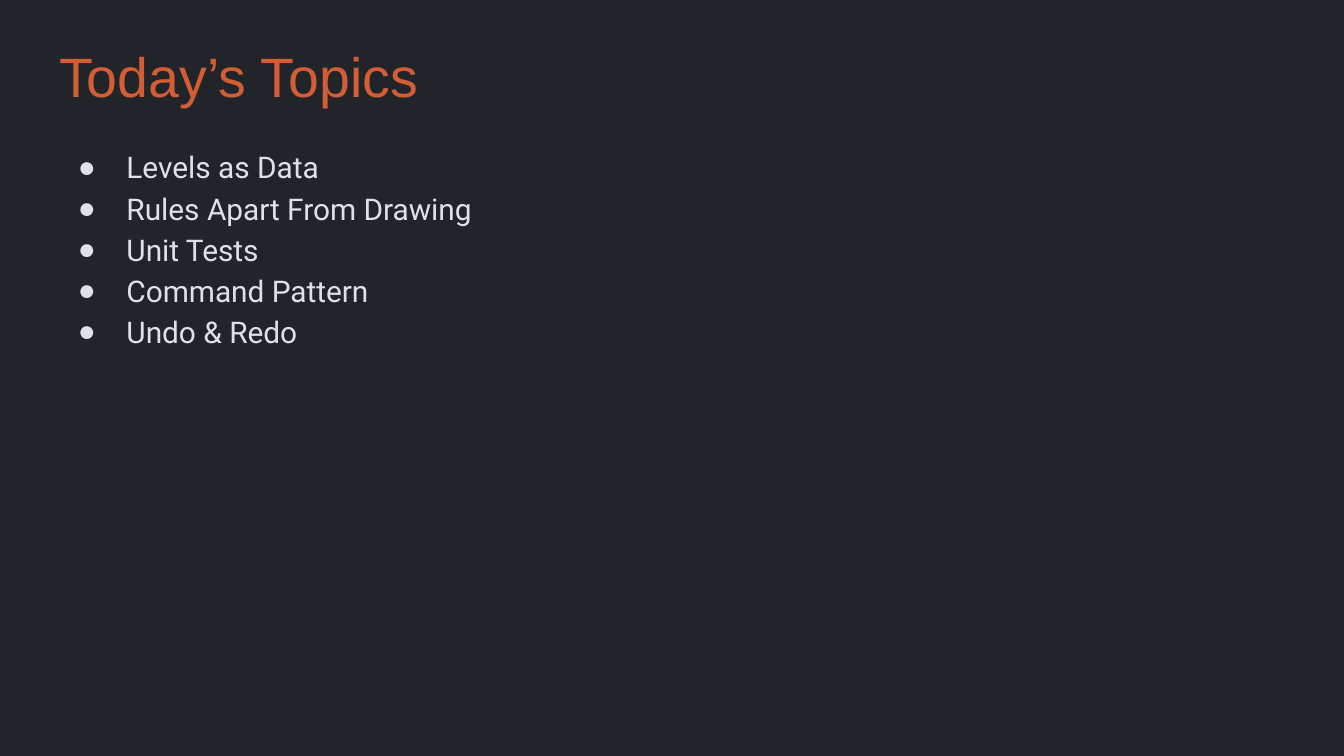
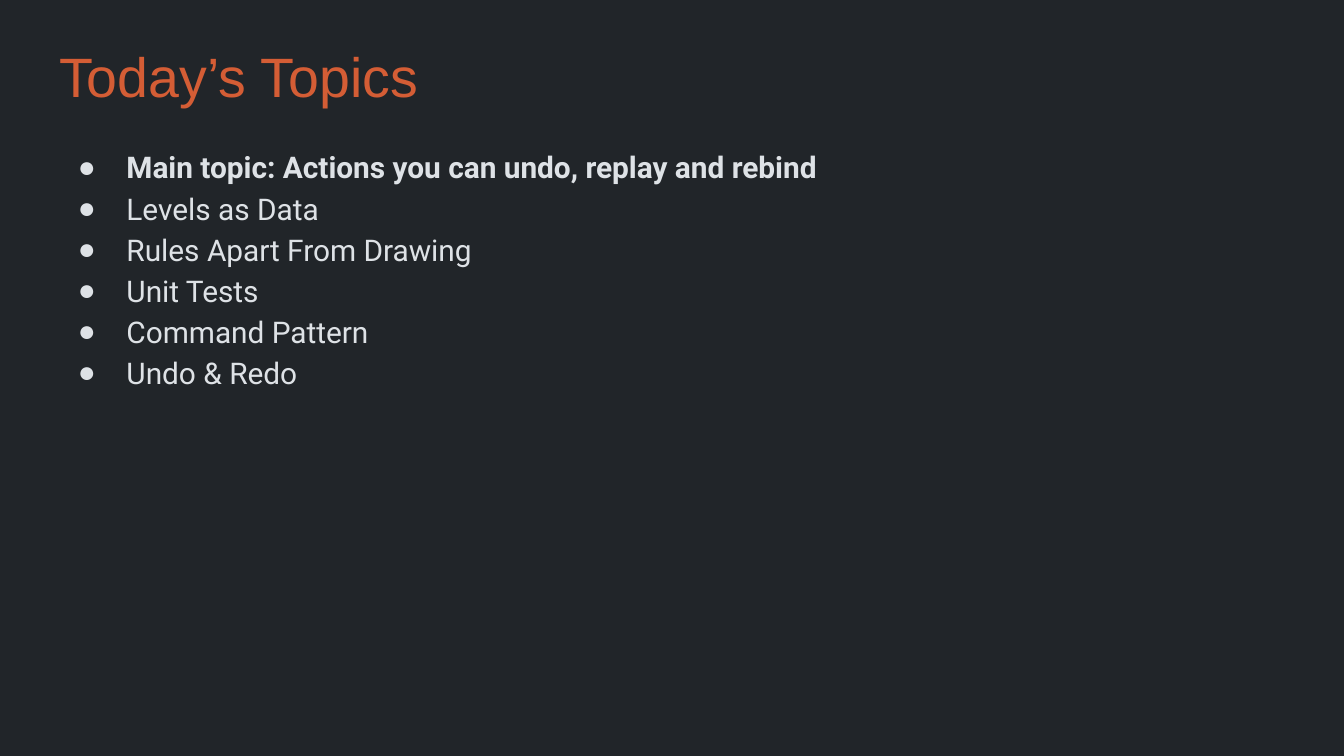
Before and after one commit to Metamate/gar, a slide deck: slide 4 of slides/04 Sokoban.pptx. Drawn at 1344x756 pixels with LibreOffice and Linux fonts; fonts in the diff are those of the drawing. Boxes give left, top, right and bottom in pixels: in the first picture for what was removed or moved away, otherwise in the second. Text is boxed around its words. In the diff, an @@ line names an element or a change of style, - is before the commit and + after.

```diff
--- a/slides/04 Sokoban.pptx
+++ b/slides/04 Sokoban.pptx
@@ text at (x1=126, y1=155, x2=817, y2=185): paragraph added @@
+● Main topic: Actions you can undo, replay and rebind
```
Also in this commit, not shown: 25 other files.
